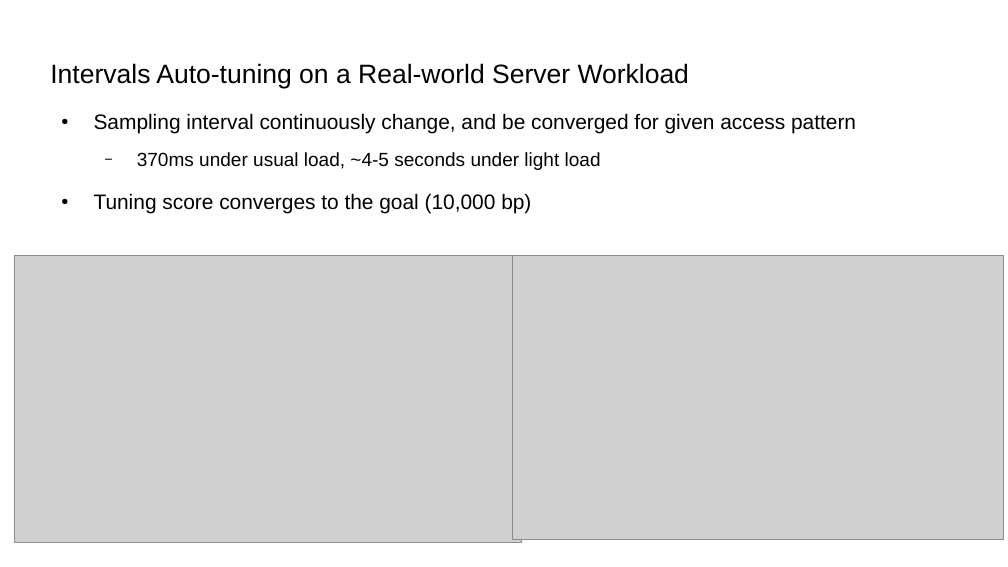
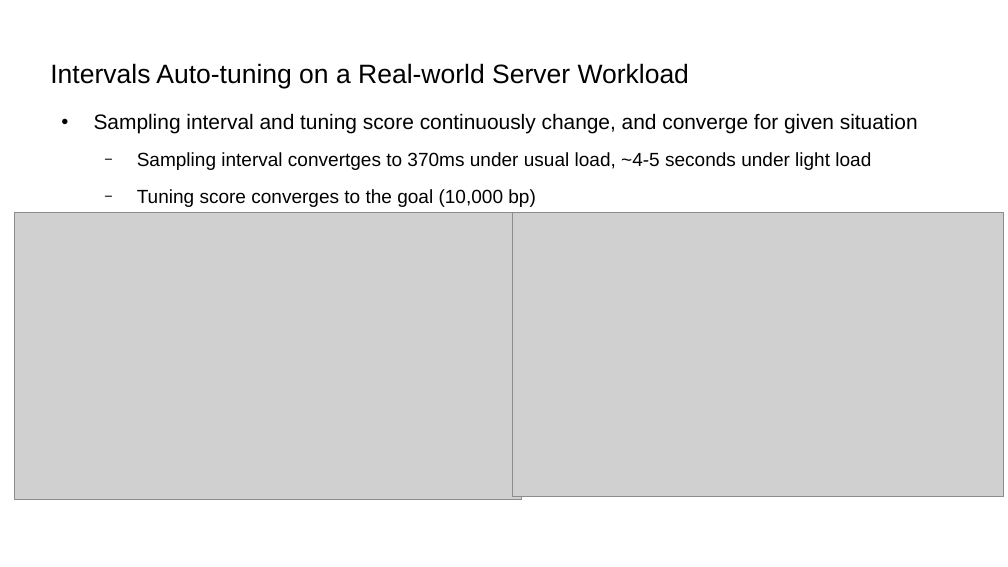
Before and after one commit to damonitor/talks, a slide deck: slide 13 of 2025/lsfmmbpf/damon_updates_plans_lsfmmbpf_2025.odp. Drawn at 1008x567 pixels with LibreOffice and Linux fonts; fonts in the diff are those of the drawing; grey boxes stand for pictures. Boxes give left, top, right and bottom in pixels: in the first picture for what was removed or moved away, otherwise in the second. Text is boxed around its words. In the diff, an @@ line names an element or a change of style, - is before the commit and + after.

```diff
--- a/2025/lsfmmbpf/damon_updates_plans_lsfmmbpf_2025.odp
+++ b/2025/lsfmmbpf/damon_updates_plans_lsfmmbpf_2025.odp
@@ text at (94, 113, 918, 170): text changed @@
-● Sampling interval continuously change, and be converged for given access pattern
-  − 370ms under usual load, ~4-5 seconds under light load
+● Sampling interval and tuning score continuously change, and converge for given situation
+  − Sampling interval convertges to 370ms under usual load, ~4-5 seconds under light load
@@ text at (137, 189, 536, 207): size 16.5 to 15 pt in "Tuning score converges to the goal (10,000 ..."; bullet ● to −; list level 1 to 2 in "Tuning score converges to the ..." @@
@@ picture: place and size @@
-picture at (15, 256, 521, 542)
+picture at (15, 213, 521, 499)
@@ picture: place and size @@
-picture at (512, 255, 1004, 540)
+picture at (512, 212, 1004, 497)
```
Also in this commit, not shown: 12 other slides changed, 1 slide added, 1 slide removed, 3 other files.
